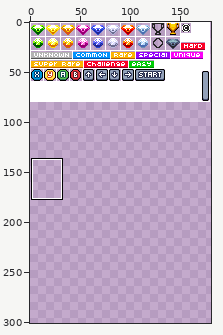
Two states of a sprite sheet, sprites/menu_icons.png. Above, an overview of the earlier version with the close-up marked.
Close-up. Before:
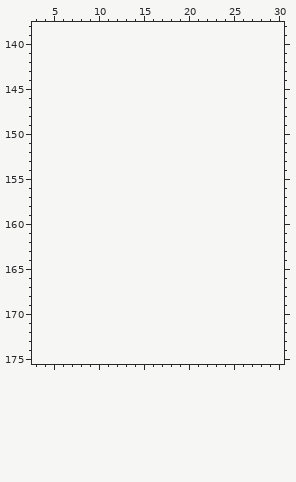
The file is 180x80 pixels. Colours within 5 levels of each other are drawn and written as one. Shown: x 3..30, y 138..175. The old version is drawn lined up with the new one, on the new canvas. The commit also changed other parts of the picture, which this record leaves out.
After:
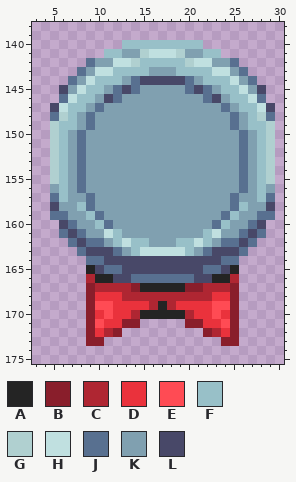
Palette (. is transparent): A #242424  B #891e2b  C #af2632  D #ea323c  E #ff4b54  F #98c0c8  G #b0d0d0  H #c0e0e0  J #587090  K #80a0b0  L #484868
The exact change:
canvas 180x80 -> 181x301
Changed rows in their new state; - is an unchanged pixel.
first column x 5:
140 --------FFFFFFFFF--------
141 ------FFKKGHHHGKKFF------
142 ----JKKHHGFFFFFGHHKKJ----
143 ---JKHHFFFFKKKFFFFHHKJ---
144 --JKHFFFKJLLLLLJKFFFHKJ--
145 -LKHFFKJLJKKKKKJLJKFFHKL-
146 -JHFFKLJKKKKKKKKKJLKFFHJ-
147 LHFFKJKKKKKKKKKKKKKJKFFHL
148 JGFKJKKKKKKKKKKKKKKKJKFGJ
149 GFFKJKKKKKKKKKKKKKKKJKFFG
150 GFKJKKKKKKKKKKKKKKKKKJKFG
151 GFKJKKKKKKKKKKKKKKKKKJKFG
152 GFKJKKKKKKKKKKKKKKKKKJKFG
153 GFKJKKKKKKKKKKKKKKKKKJKFG
154 GFKJKKKKKKKKKKKKKKKKKJKFG
155 GFKJKKKKKKKKKKKKKKKKKJKFG
156 KFKJKKKKKKKKKKKKKKKKKJKFK
157 JFKKJKKKKKKKKKKKKKKKJKKFJ
158 LKKFJKKKKKKKKKKKKKKKJFKKL
159 JJKKFJKKKKKKKKKKKKKJFKKJJ
160 -LJKKFJKKKKKKKKKKKJFKKJL-
161 -JLJKKHFKKKKKKKKKFHKKJLJ-
162 --JLJJKFHFFKKKFFHFKJJLJ--
163 ---JLLLJKFHHHHHFKJLLLJ---
164 ----JJLLLLLLLLLLLLLJJ----
165 ----ALJJLLLLLLLLLJJLA----
166 ----CAALLJJJJJJJLLAAC----
167 ----BCCCCBAAAAABBCCCB----
168 ----BDDDCCCCCCCCCCDDB----
169 ----BEEDDDDCACDDDDEEB----
170 ----BDEDDCAAAAACDDEDB----
171 ----BEDDBB-----BBDDEB----
172 ----BDCB---------BCDB----
173 ----BB-------------BB----
Pixel boxes of the changes (left, top, right, bottom) in both close-ups:
added: (50, 40, 275, 346)
